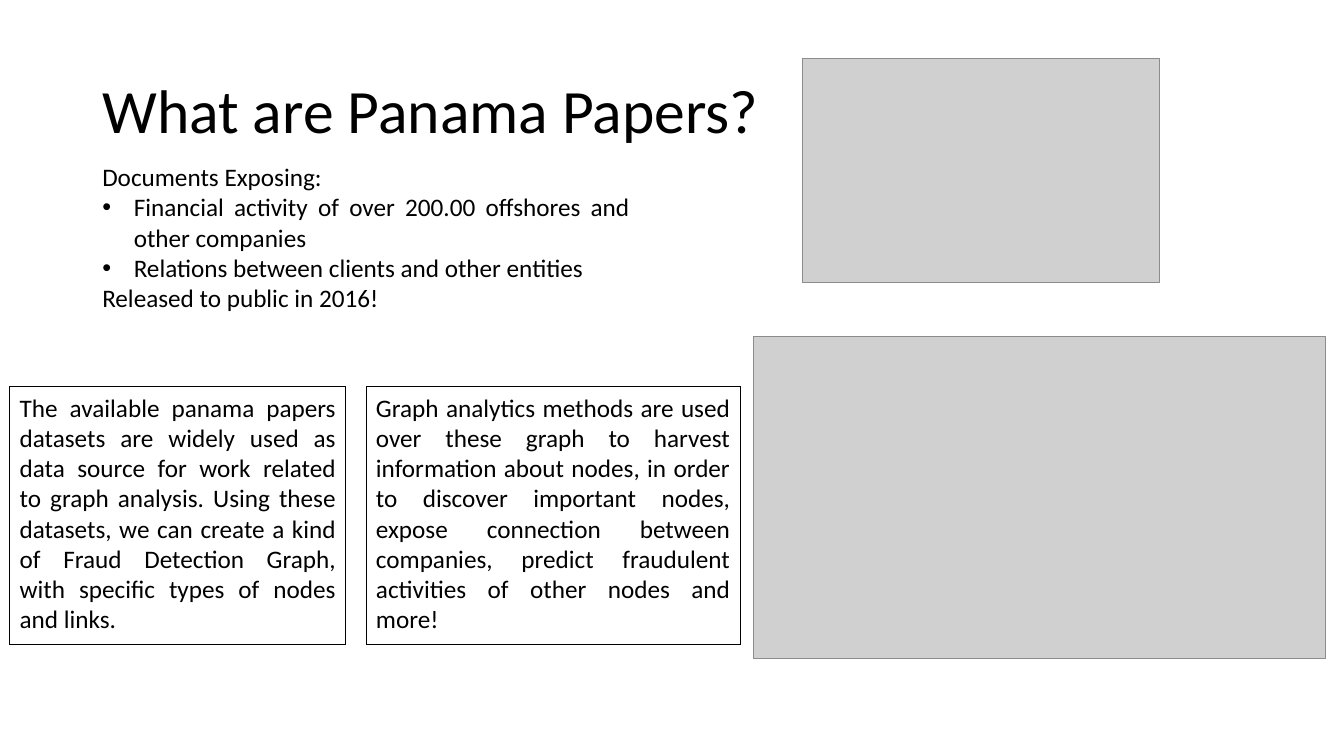
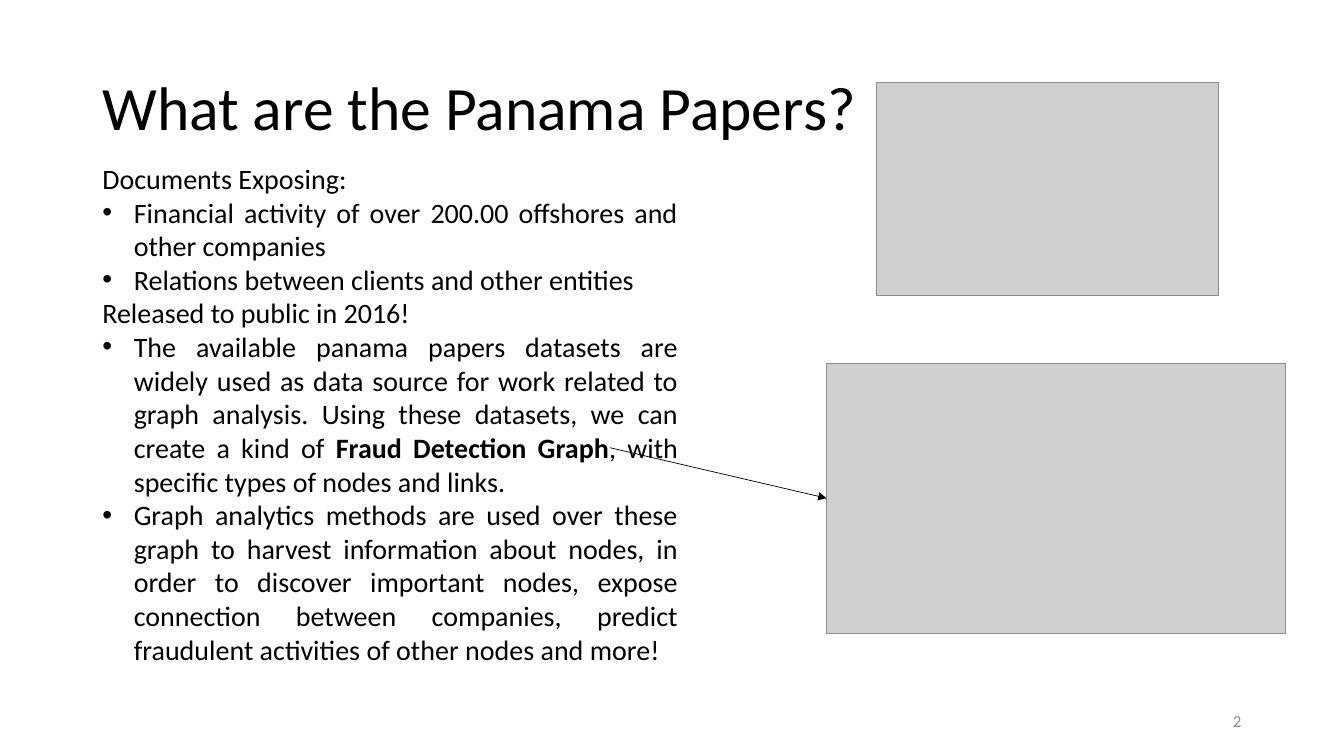
Before and after one commit to MChatzakis/Panama-Papers-Analysis, a slide deck: slide 2 of Presentation/panama_papers.pptx. Drawn at 1344x756 pixels with LibreOffice and Linux fonts; fonts in the diff are those of the drawing; grey boxes stand for pictures. Boxes give left, top, right and bottom in pixels: in the first picture for what was removed or moved away, otherwise in the second. Text is boxed around its words. In the diff, an @@ line names an element or a change of style, - is before the commit and + after.

```diff
--- a/Presentation/panama_papers.pptx
+++ b/Presentation/panama_papers.pptx
@@ title at [102, 87, 856, 140]: text changed @@
-What are Panama Papers?
+What are the Panama Papers?
@@ picture: place and size @@
-picture at [803, 58, 1160, 281]
+picture at [877, 83, 1219, 296]
@@ text at [102, 169, 677, 328]: size 18 to 20 pt in "Documents Exposing:", "Financial activity of over 200.00 offshores and ...", "Relations between clients and other entities", "Released to public in 2016!" @@
@@ text at [134, 337, 678, 661]: paragraphs added @@
+• The available panama papers datasets are widely used as data source for work related to graph analysis. Using these datasets, we can create a kind of Fraud Detection Graph, with specific types of nodes and links.
+• Graph analytics methods are used over these graph to harvest information about nodes, in order to discover important nodes, expose connection between companies, predict fraudulent activities of other nodes and more!
@@ rectangle removed at [10, 387, 346, 645] @@
-The available panama papers datasets are widely used as data source for work related to graph analysis. Using these datasets, we can create a kind of Fraud Detection Graph, with specific types of nodes and links.
@@ rectangle removed at [366, 387, 740, 645] @@
-Graph analytics methods are used over these graph to harvest information about nodes, in order to discover important nodes, expose connection between companies, predict fraudulent activities of other nodes and more!
@@ picture: place and size @@
-picture at [754, 337, 1326, 658]
+picture at [827, 363, 1286, 633]
@@ arrow added from (610, 448) to (827, 498), #000000 0.5 pt @@
@@ page number added at [1233, 716, 1241, 727], 12 pt, text #8C8C8C @@
+2
```
Also in this commit, not shown: 13 other slides changed, 1 slide added.
